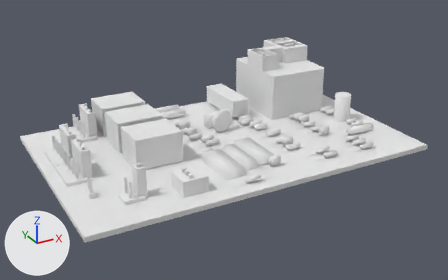
The Blender file vl.vlabs.com.ua/models/hvac/control-board/control-board.blend as it was, and as the next commit left it.
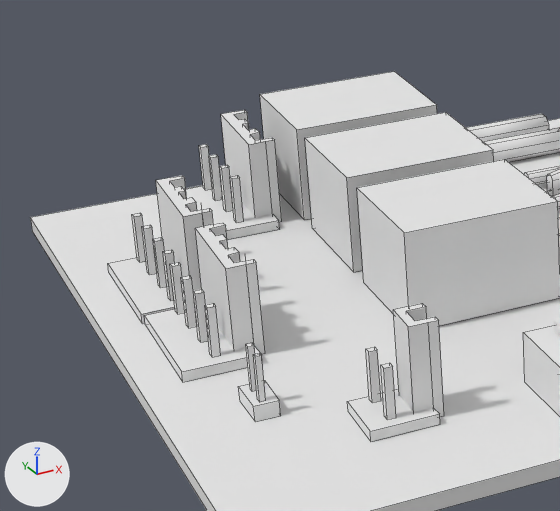
Each version is shown whole from a 50 mm lens placed at (-0.1156, -0.2131, 0.1085), pointed at (-0.001, -0.0048, 0.0043), then close up on the part from 2% to 41% of the width and 25% to 81% of the height. Lighting does not change. The marker at lower left points along +X, +Y and +Z. The close-ups show mesh edges as thin lines.

Objects in the first close-up: 'controlBoard'.
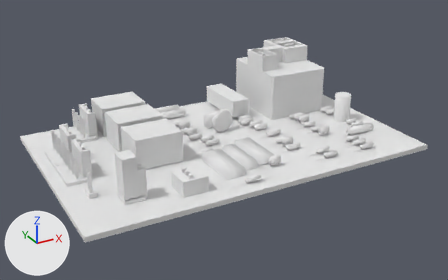
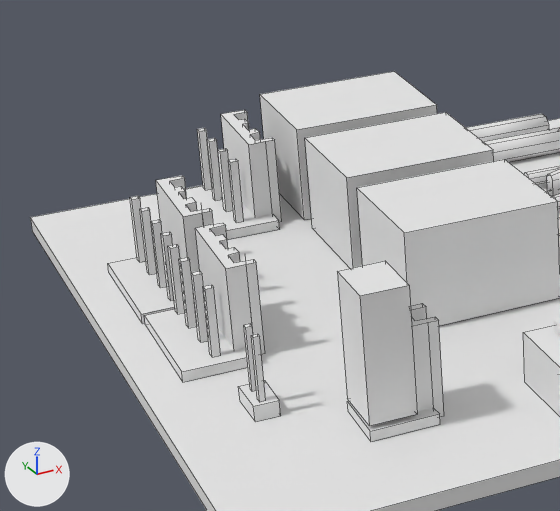
Changed parts and their boxes (x1, y1, x2, y2) in the close-ups (560 x 511 px; the box of a moved part takes in the faces that stretch with it):
'controlBoardDFTPlug', added
    after: (337, 261, 417, 426)
part 1 of me_controlboardgeometry, moved or reshaped
    before: (132, 144, 396, 420)
    after: (130, 128, 266, 402)

The edits, one by one:
me_controlboardgeometry has 1629 vertices, 922 faces, 3 loose edges and spans x -0.0737..0.0737, y -0.0458..0.0458, z 0.0..0.03.
me_controlboardgeometry is used by ob_controlboard; location (0.0, 0.0, 0.0).
me_controlboardgeometry part 1: all 64 vertices in x -0.0654..-0.0501, y -0.0314..0.0415, z 0.0093..0.0095 are moved by (0.0, 0.0, 0.0023).
Mesh me_controlboard2pinpluggeometry is new.
It is a box spanning x -0.0027..0.0027, y -0.0034..0.0034, z -0.0152..0.0.
It uses material mat_controlboardmaterial (its picture is missing).
Object 'controlBoardDFTPlug' (ob_controlboarddftplug) is new; it shows me_controlboard2pinpluggeometry.
Its location is (-0.0526, -0.0291, 0.019).
